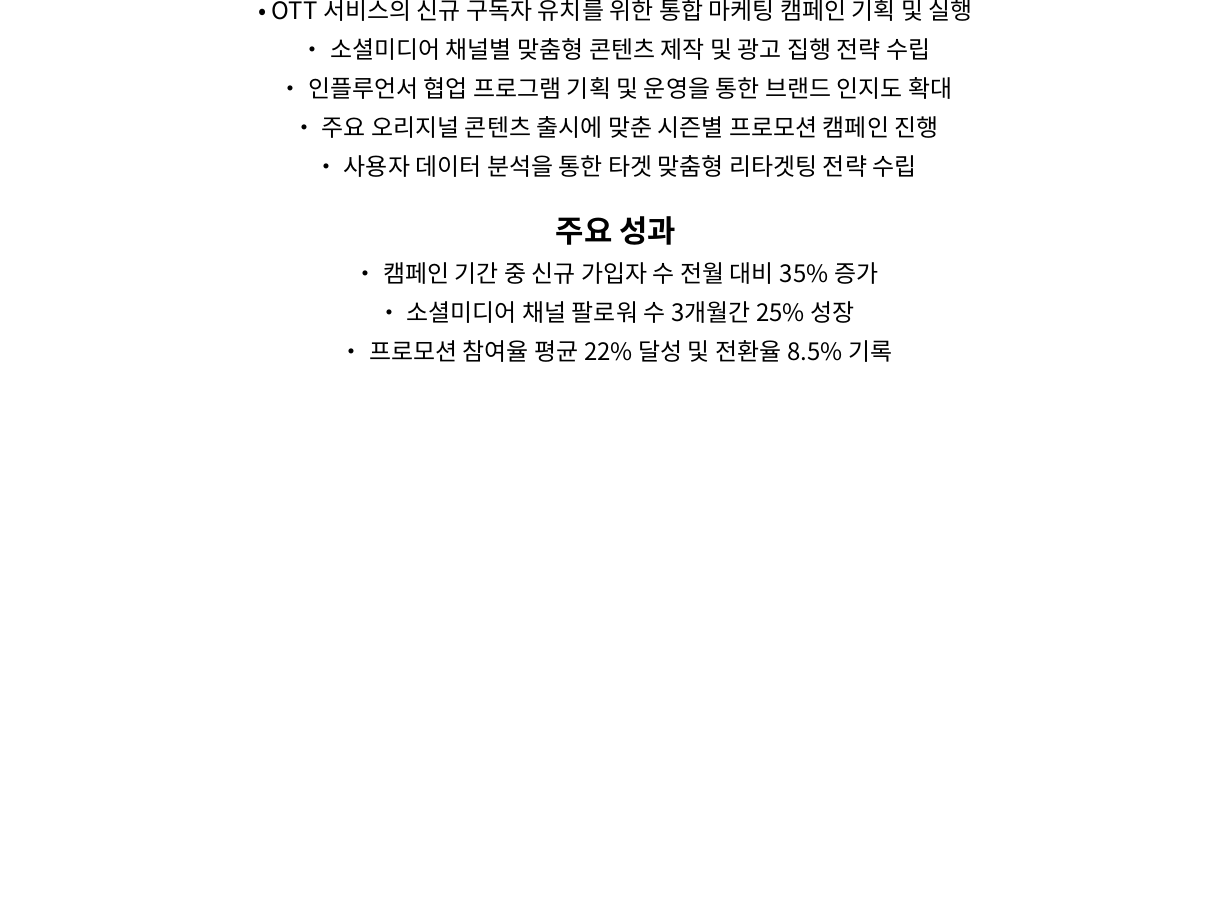
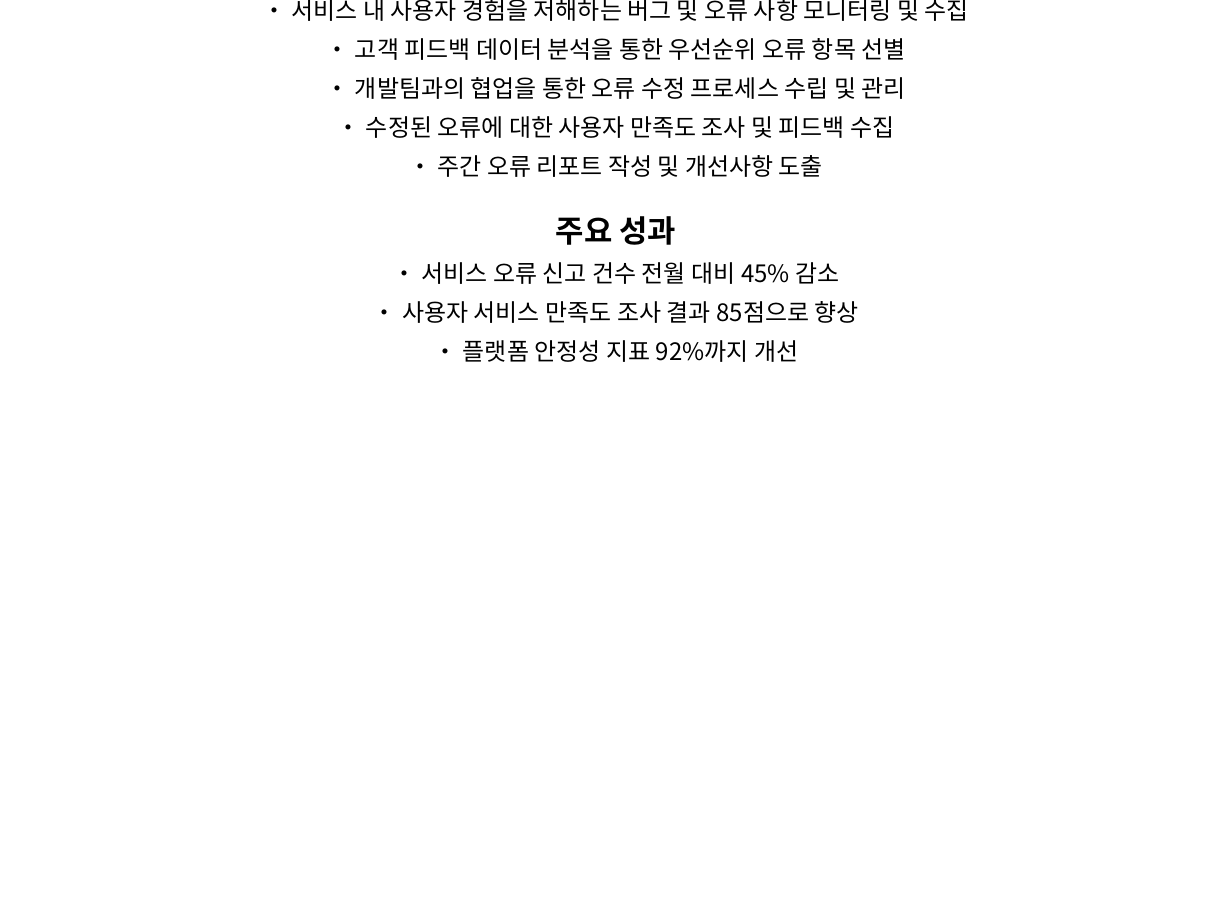
Before and after one commit to earningss793/GROWTHFOLIO2, a slide deck: slide 3 of output/portfolio.pptx. Drawn at 1232x924 pixels with LibreOffice and Linux fonts; fonts in the diff are those of the drawing. Boxes give left, top, right and bottom in pixels: in the first picture for what was removed or moved away, otherwise in the second. Text is boxed around its words. In the diff, an @@ line names an element or a change of style, - is before the commit and + after.

Commit message:
User checkpoint: Update portfolio presentation.

```diff
--- a/output/portfolio.pptx
+++ b/output/portfolio.pptx
@@ title at (292,0,969,362): text changed @@
-그로스폴리오 캠페인
+오류수정하기 프로젝트
@@ title at (292,0,969,177): text changed @@
-• OTT 서비스의 신규 구독자 유치를 위한 통합 마케팅 캠페인 기획 및 실행
-• 소셜미디어 채널별 맞춤형 콘텐츠 제작 및 광고 집행 전략 수립
-• 인플루언서 협업 프로그램 기획 및 운영을 통한 브랜드 인지도 확대
-• 주요 오리지널 콘텐츠 출시에 맞춘 시즌별 프로모션 캠페인 진행
-• 사용자 데이터 분석을 통한 타겟 맞춤형 리타겟팅 전략 수립
+• 서비스 내 사용자 경험을 저해하는 버그 및 오류 사항 모니터링 및 수집
+• 고객 피드백 데이터 분석을 통한 우선순위 오류 항목 선별
+• 개발팀과의 협업을 통한 오류 수정 프로세스 수립 및 관리
+• 수정된 오류에 대한 사용자 만족도 조사 및 피드백 수집
+• 주간 오류 리포트 작성 및 개선사항 도출
@@ title at (402,262,859,362): text changed @@
-• 캠페인 기간 중 신규 가입자 수 전월 대비 35% 증가
-• 소셜미디어 채널 팔로워 수 3개월간 25% 성장
-• 프로모션 참여율 평균 22% 달성 및 전환율 8.5% 기록
+• 서비스 오류 신고 건수 전월 대비 45% 감소
+• 사용자 서비스 만족도 조사 결과 85점으로 향상
+• 플랫폼 안정성 지표 92%까지 개선
```
